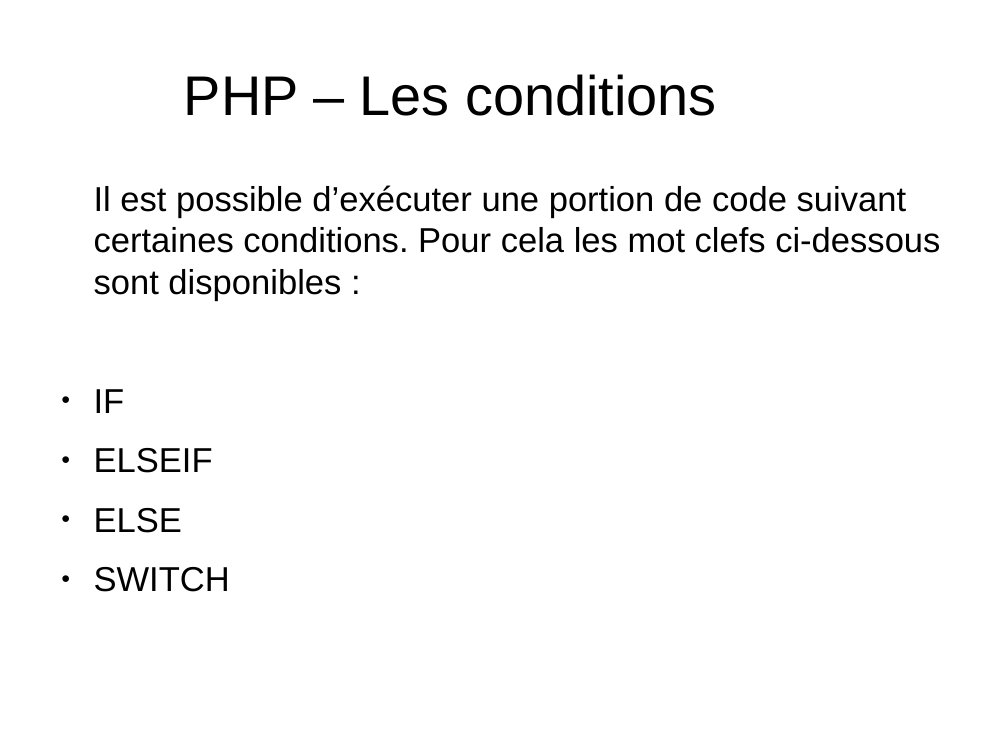
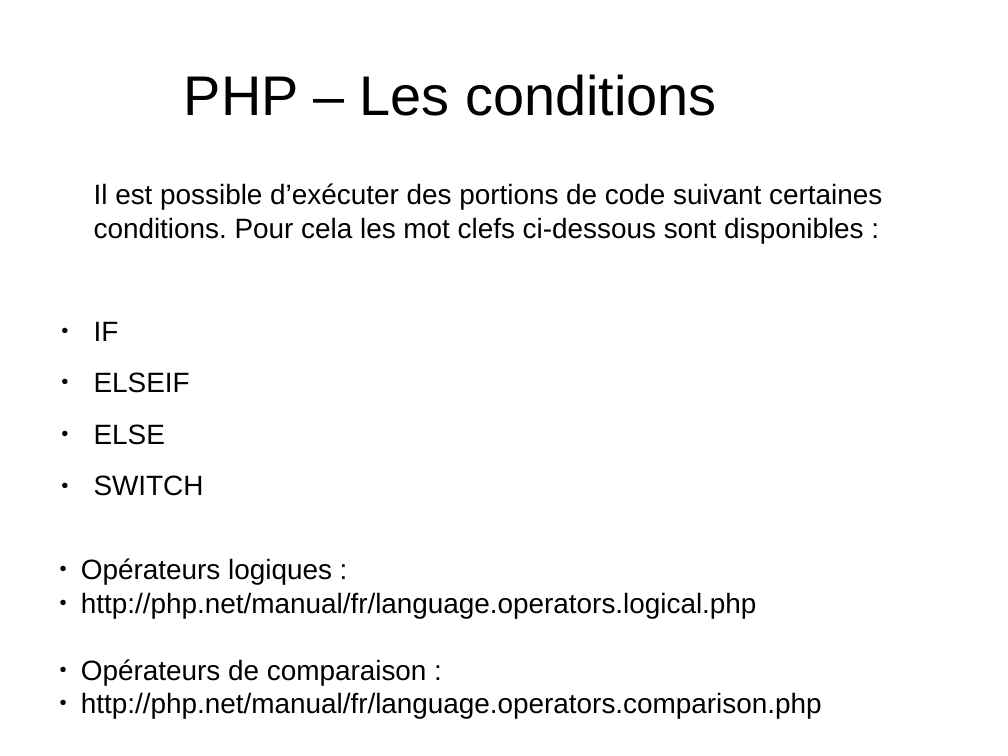
Before and after one commit to NicoM88/formation, a slide deck: slide 11 of PHP/formation.odp. Drawn at 1008x756 pixels with LibreOffice and Linux fonts; fonts in the diff are those of the drawing. Boxes give left, top, right and bottom in pixels: in the first picture for what was removed or moved away, otherwise in the second. Text is boxed around its words. In the diff, an @@ line names an element or a change of style, - is before the commit and + after.

```diff
--- a/PHP/formation.odp
+++ b/PHP/formation.odp
@@ text at (94, 183, 882, 243): text changed; size 27.2 to 22 pt @@
-Il est possible d’exécuter une portion de code suivant certaines conditions. Pour cela les mot clefs ci-dessous sont disponibles :
+Il est possible d’exécuter des portions de code suivant certaines conditions. Pour cela les mot clefs ci-dessous sont disponibles :
@@ text at (94, 321, 204, 496): size 27.2 to 22 pt in "IF", "ELSEIF", "ELSE", "SWITCH" @@
@@ text added at (81, 558, 822, 718), 22 pt, text #000000 @@
+● Opérateurs logiques :
+● http://php.net/manual/fr/language.operators.logical.php
+● Opérateurs de comparaison :
+● http://php.net/manual/fr/language.operators.comparison.php
```
Also in this commit, not shown: 21 other slides changed, 2 slides added, 3 slides removed, 4 other files.
